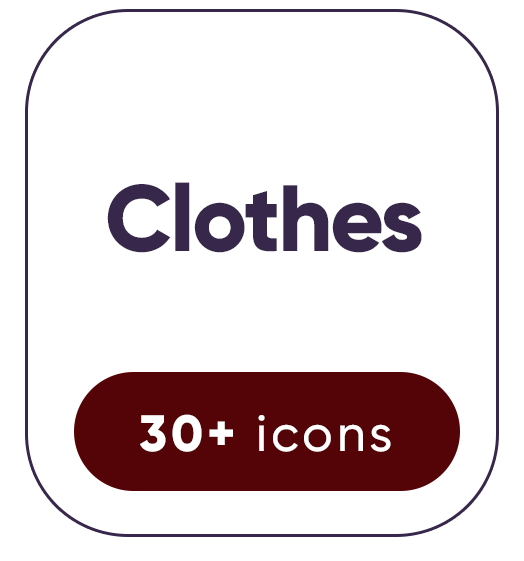
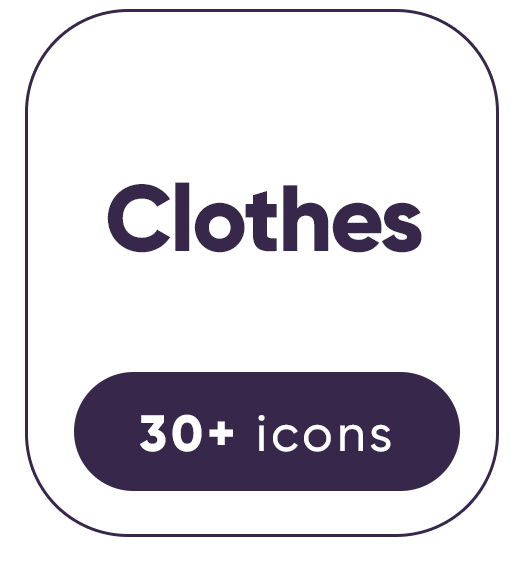
Comparing the layer stacks of the two 524 × 561 images. Changes:
pixels changed over [74, 372, 460, 491] (layer not identified)
